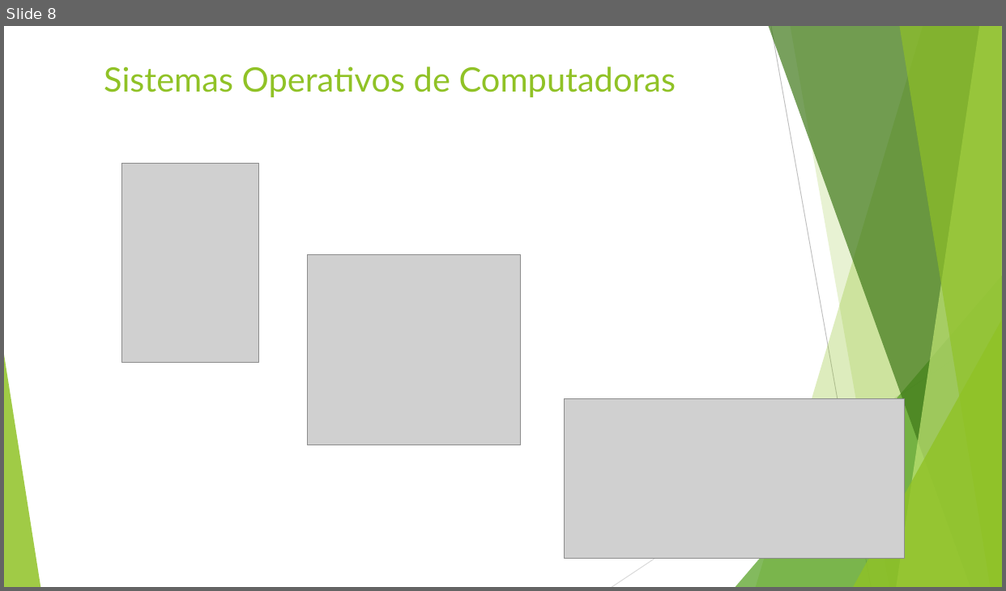
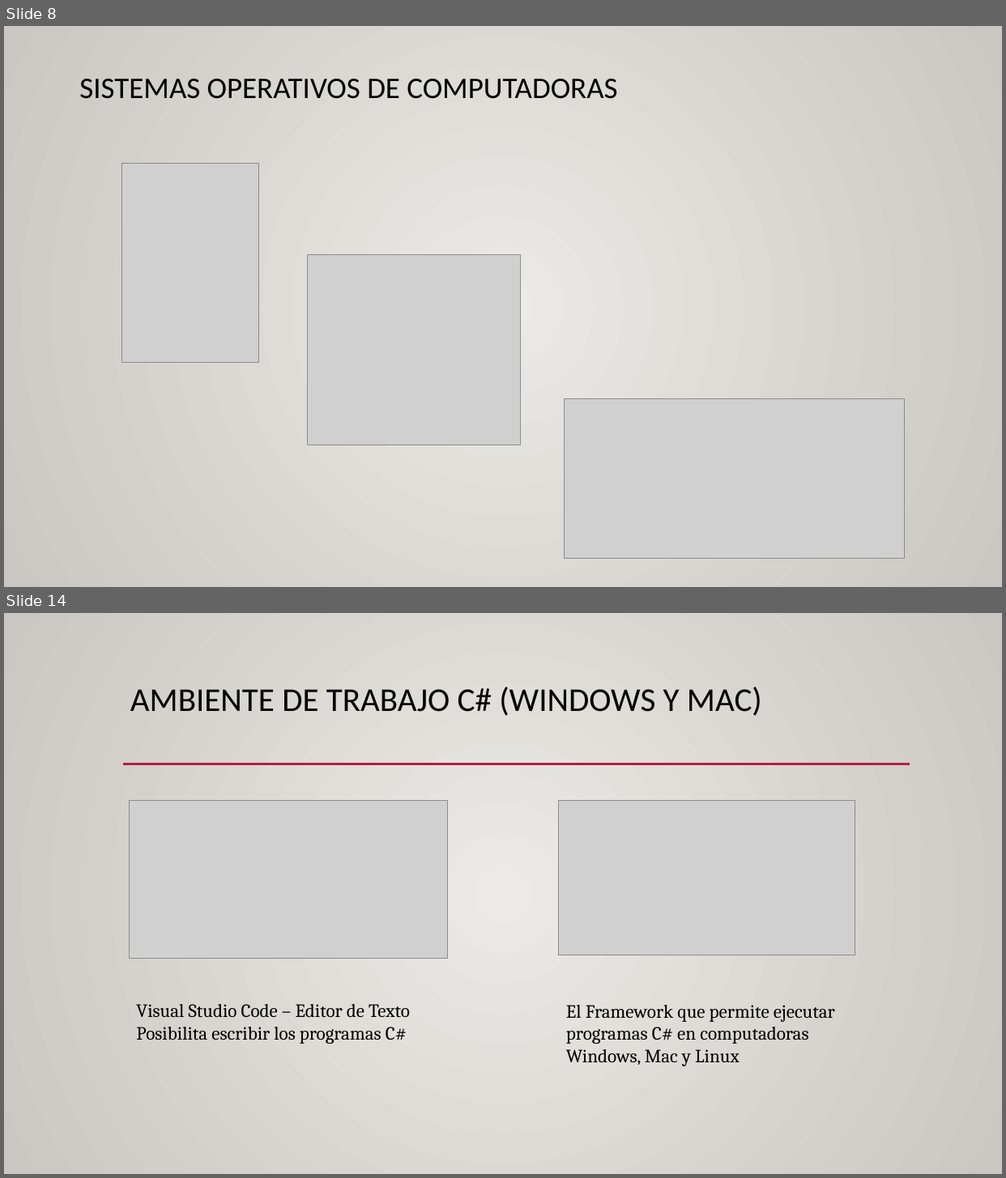
Before and after one commit to AlbertOsinaga/CSharp-MiPrimerLenguaje, a slide deck: C#_MiPrimerLenguaje.pptx. Shown one above the other, each under a label of ours: slide 8 before the commit, slides 8 and 14 after it; the slides between them are not shown. The pictures are 1006x591 and 1006x1178 pixels, drawn with LibreOffice and Linux fonts; fonts in the diff are those of the drawing; grey boxes stand for pictures. Boxes give left, top, right and bottom in pixels: in the first picture for what was removed or moved away, otherwise in the second. Text is boxed around its words. In the diff, an @@ line names an element or a change of style, - is before the commit and + after.

```diff
--- a/C#_MiPrimerLenguaje.pptx
+++ b/C#_MiPrimerLenguaje.pptx
@@ slide 14 added at [4, 613, 1002, 1174], background gradient #ECEAE7 to #CAC7C1 @@
@@ title added at [130, 687, 762, 716], 32 pt, text #000000 @@
+AMBIENTE DE TRABAJO C# (WINDOWS Y MAC)
@@ line added from (123, 764) to (910, 764), #B71E42 2.5 pt @@
@@ picture added at [129, 800, 447, 958] @@
@@ picture added at [559, 800, 855, 955] @@
@@ text added at [136, 1004, 410, 1044], 18 pt, text #000000 @@
+Visual Studio Code – Editor de Texto
+Posibilita escribir los programas C#
@@ text added at [566, 1005, 835, 1067], 18 pt, text #000000 @@
+El Framework que permite ejecutar programas C# en computadoras Windows, Mac y Linux
@@ slide 8 changed as well @@
@@ background #FFFFFF to gradient #ECEAE7 to #CAC7C1 @@
@@ title at [79, 79, 617, 99]: text changed; size 32.4 to 28.8 pt; font Lato to Calibri; text colour #90C226 to #000000 @@
-Sistemas Operativos de Computadoras
+SISTEMAS OPERATIVOS DE COMPUTADORAS
@@ group removed at [4, 26, 1002, 587]: 5 freeform shapes, 3 triangles, 2 lines @@
```
Also in this commit, not shown: 11 other slides changed, 6 other slides added, 1 other file.
